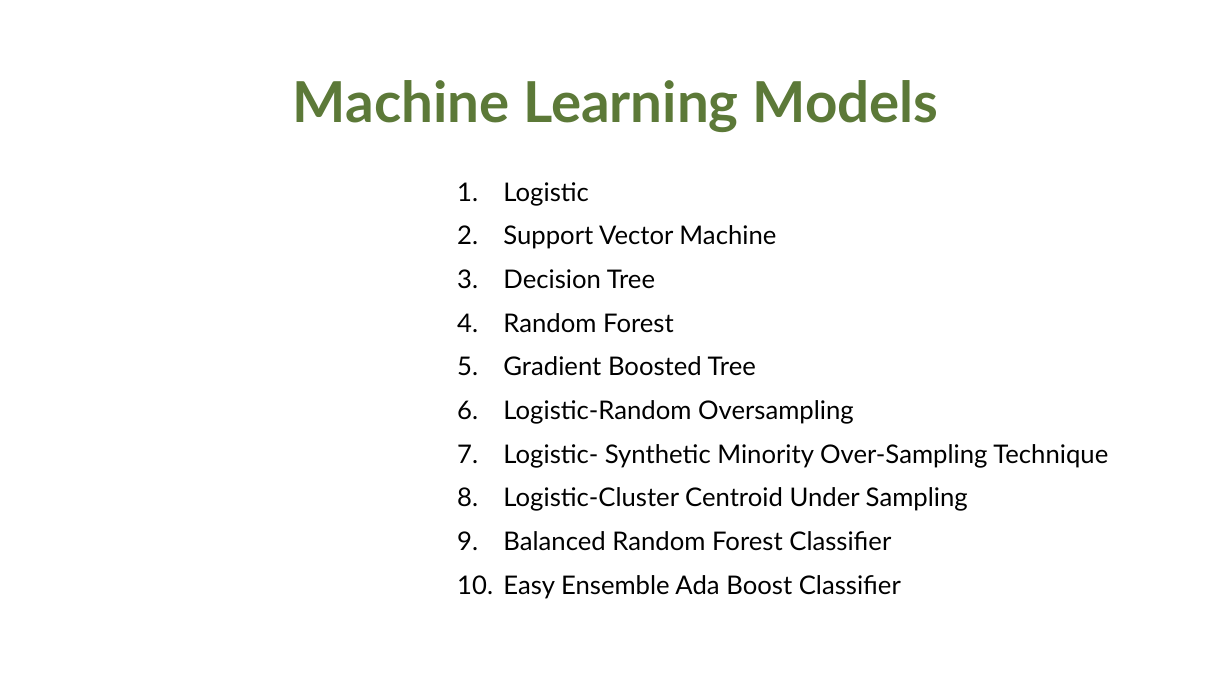
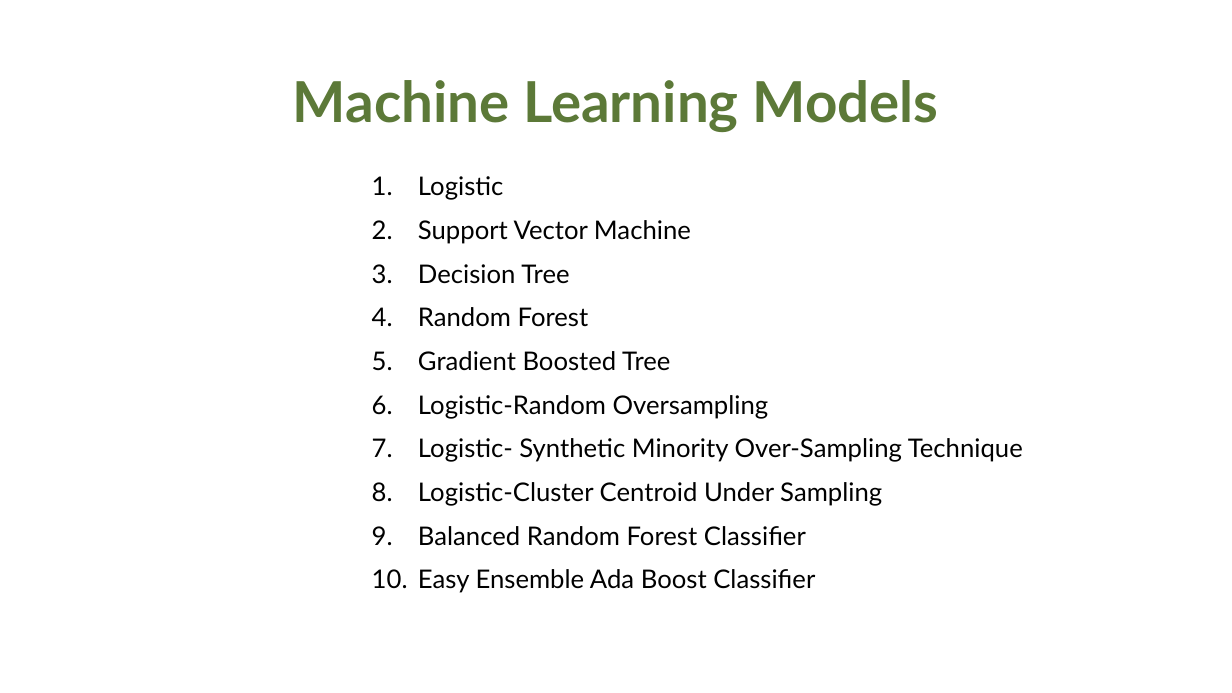
Before and after one commit to Qian8988/Final-Project-Team-7, a slide deck: slide 6 of FinalPresentation.pptx. Drawn at 1232x693 pixels with LibreOffice and Linux fonts; fonts in the diff are those of the drawing; background and template pictures are left out. Boxes give left, top, right and bottom in pixels: in the first picture for what was removed or moved away, otherwise in the second. Text is boxed around its words. In the diff, an @@ line names an element or a change of style, - is before the commit and + after.

```diff
--- a/FinalPresentation.pptx
+++ b/FinalPresentation.pptx
@@ text "Logistic": place and size @@
-text "Logistic" at [503,182,1108,599]
+text "Logistic" at [418,176,1023,593]
```
Also in this commit, not shown: 1 other file.
